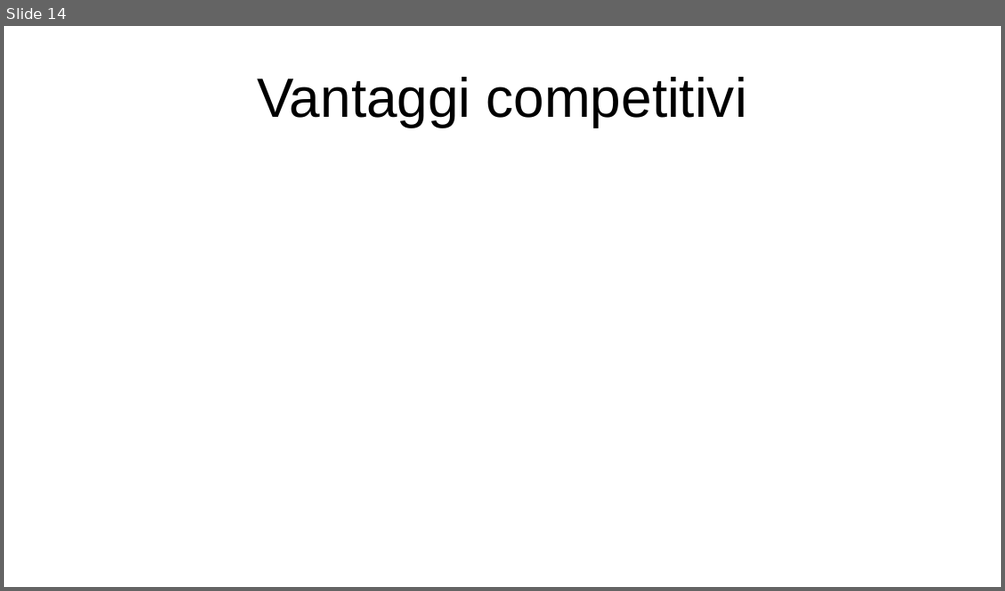
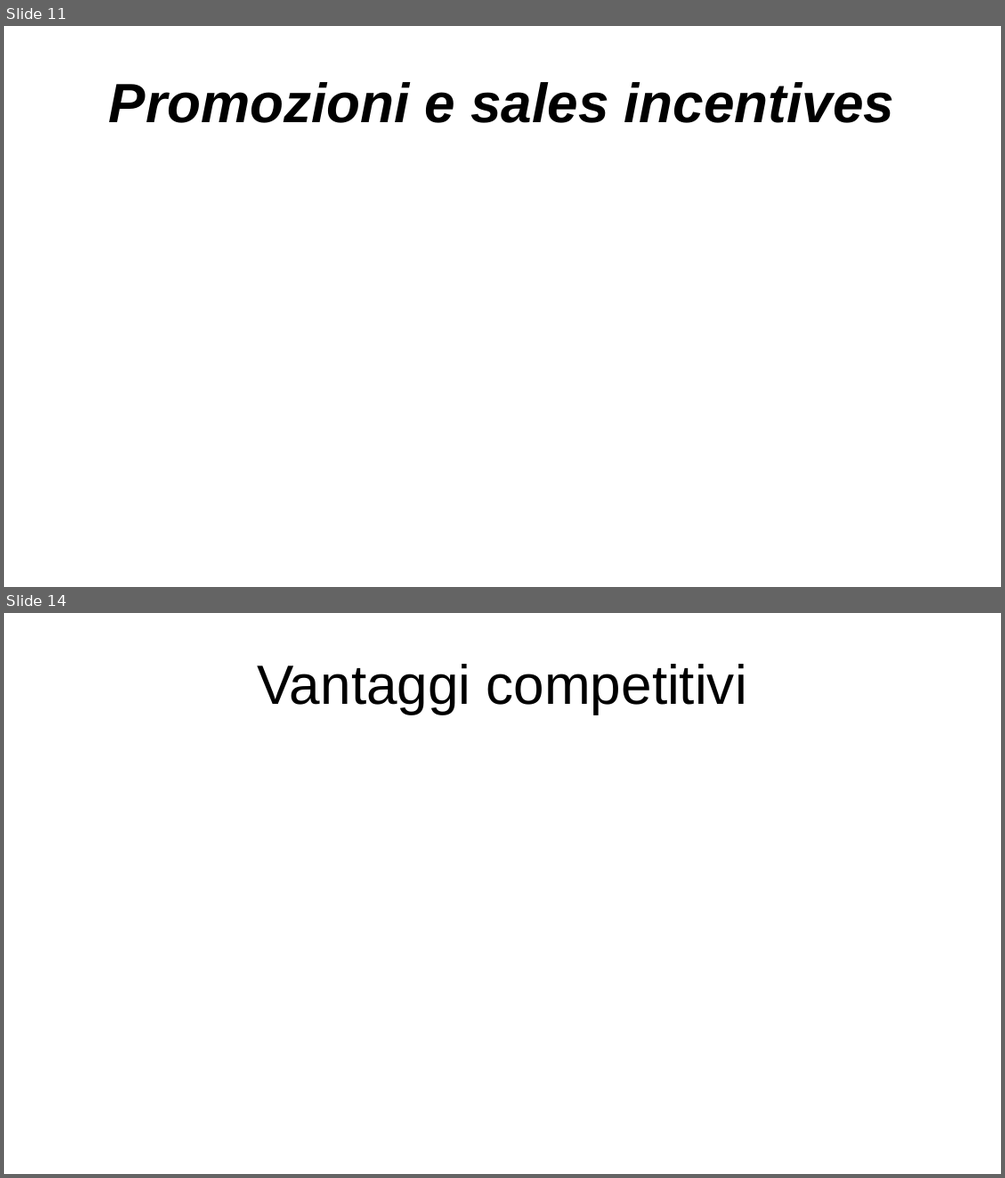
Before and after one commit to Jack-Ark-01/JustBurgerProjectWork, a slide deck: SecondaSuddivisioneGruppi/Logica/Materiale PPT/PPT lavoro.odp. Shown one above the other, each under a label of ours: slide 14 before the commit, slides 11 and 14 after it; the slides between them are not shown. The pictures are 1005x591 and 1005x1178 pixels, drawn with LibreOffice and Linux fonts; fonts in the diff are those of the drawing. Boxes give left, top, right and bottom in pixels: in the first picture for what was removed or moved away, otherwise in the second. Text is boxed around its words. In the diff, an @@ line names an element or a change of style, - is before the commit and + after.

```diff
--- a/SecondaSuddivisioneGruppi/Logica/Materiale PPT/PPT lavoro.odp
+++ b/SecondaSuddivisioneGruppi/Logica/Materiale PPT/PPT lavoro.odp
@@ slide 11 added at [4,26,1001,587], background #FFFFFF @@
@@ title added at [109,82,894,123], 44 pt, text #000000, bold, italic @@
+Promozioni e sales incentives
```
Also in this commit, not shown: 3 slides changed, 4 other slides added, 5 slides removed, 4 other files.
